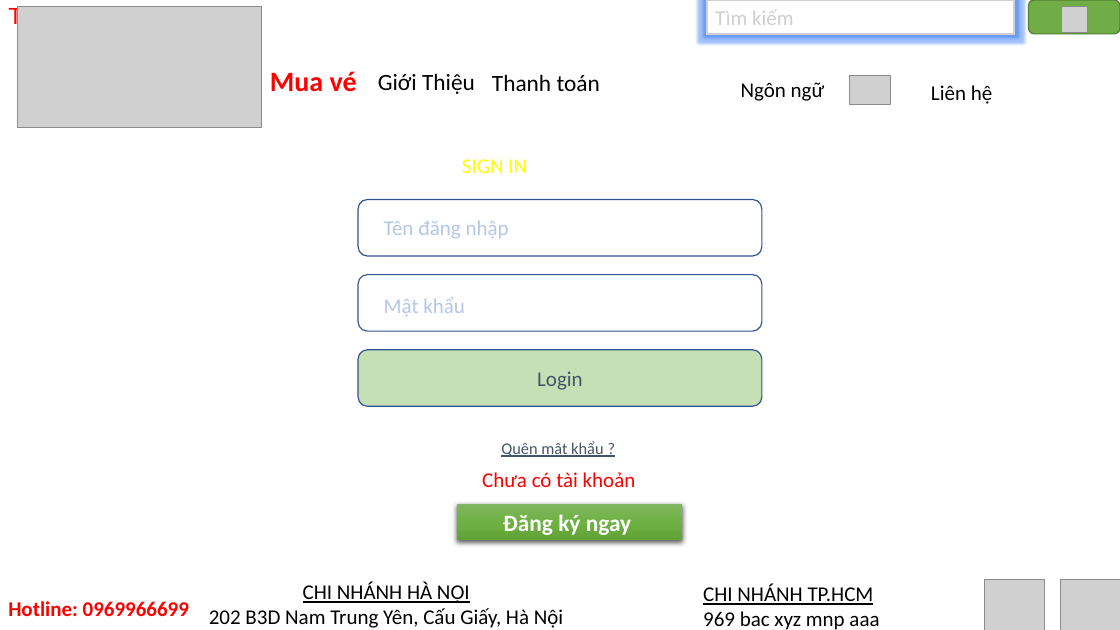
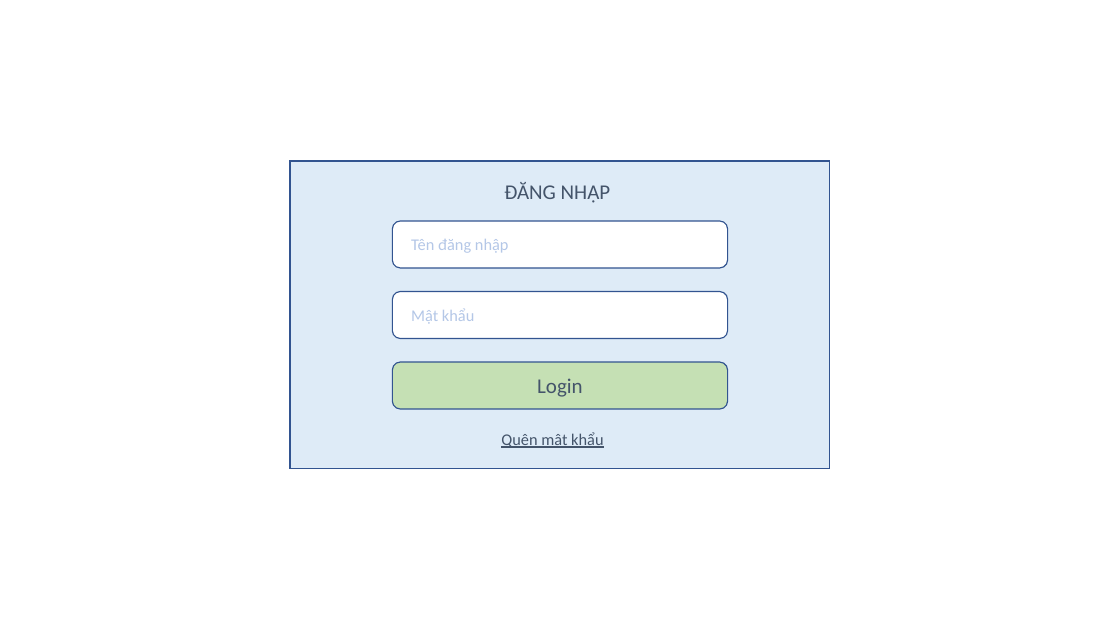
Before and after one commit to hieu193/phac-thao-zalo-marketing, a slide deck: slide 1 of login.pptx. Drawn at 1120x630 pixels with LibreOffice and Linux fonts; fonts in the diff are those of the drawing; grey boxes stand for pictures; background and template pictures are left out. Boxes give left, top, right and bottom in pixels: in the first picture for what was removed or moved away, otherwise in the second. Text is boxed around its words. In the diff, an @@ line names an element or a change of style, - is before the commit and + after.

```diff
--- a/login.pptx
+++ b/login.pptx
@@ text removed at bbox=[8, 5, 223, 29] @@
-TIMVENHANH.COM
@@ picture removed at bbox=[18, 7, 262, 128] @@
@@ rectangle removed at bbox=[707, 0, 1015, 34] @@
-Tìm kiếm
@@ rounded rectangle removed at bbox=[1028, 0, 1120, 34] @@
@@ picture removed at bbox=[1062, 7, 1088, 33] @@
@@ text removed at bbox=[270, 71, 357, 92] @@
-Mua vé
@@ text removed at bbox=[378, 73, 475, 94] @@
-Giới Thiệu
@@ text removed at bbox=[492, 74, 600, 91] @@
-Thanh toán
@@ text removed at bbox=[741, 82, 825, 101] @@
-Ngôn ngữ
@@ picture removed at bbox=[849, 76, 891, 104] @@
@@ text removed at bbox=[931, 85, 992, 104] @@
-Liên hệ
@@ rectangle added at bbox=[290, 161, 830, 469], fill #DEEBF7, outline #325491 1 pt @@
@@ text at bbox=[504, 182, 611, 203]: text changed; text colour #FFFF00 to #44546A @@
-SIGN IN
+ĐĂNG NHẬP
@@ rounded rectangle: place and size @@
-rounded rectangle at bbox=[358, 200, 762, 256]
+rounded rectangle at bbox=[392, 221, 728, 268]
@@ text "Tên đăng nhập" at bbox=[411, 239, 509, 253]: size 18 to 14 pt @@
@@ text "Tên đăng nhập": place and size @@
-text "Tên đăng nhập" at bbox=[384, 220, 509, 239]
+text "Tên đăng nhập" at bbox=[411, 239, 509, 253]
@@ rounded rectangle: place and size @@
-rounded rectangle at bbox=[358, 275, 762, 331]
+rounded rectangle at bbox=[392, 292, 728, 339]
@@ text "Mật khẩu": place and size @@
-text "Mật khẩu" at bbox=[384, 297, 465, 316]
+text "Mật khẩu" at bbox=[411, 308, 474, 324]
@@ text "Mật khẩu" at bbox=[411, 308, 474, 324]: size 18 to 14 pt @@
@@ rounded rectangle "Login": place and size @@
-rounded rectangle "Login" at bbox=[358, 350, 762, 406]
+rounded rectangle "Login" at bbox=[392, 362, 728, 409]
@@ text at bbox=[501, 432, 603, 448]: text changed @@
-Quên mật khẩu ?
+Quên mật khẩu
@@ text removed at bbox=[482, 472, 636, 487] @@
-Chưa có tài khoản
@@ rectangle removed at bbox=[457, 504, 682, 541] @@
-Đăng ký ngay
@@ text removed at bbox=[209, 581, 563, 628] @@
-CHI NHÁNH HÀ NỘI
-202 B3D Nam Trung Yên, Cấu Giấy, Hà Nội
@@ text removed at bbox=[703, 584, 879, 630] @@
-CHI NHÁNH TP.HCM
-969 bac xyz mnp aaa
@@ picture removed at bbox=[985, 580, 1044, 630] @@
@@ picture removed at bbox=[1060, 580, 1120, 630] @@
@@ text removed at bbox=[8, 601, 189, 616] @@
-Hotline: 0969966699
```
Also in this commit, not shown: 2 slides added.
